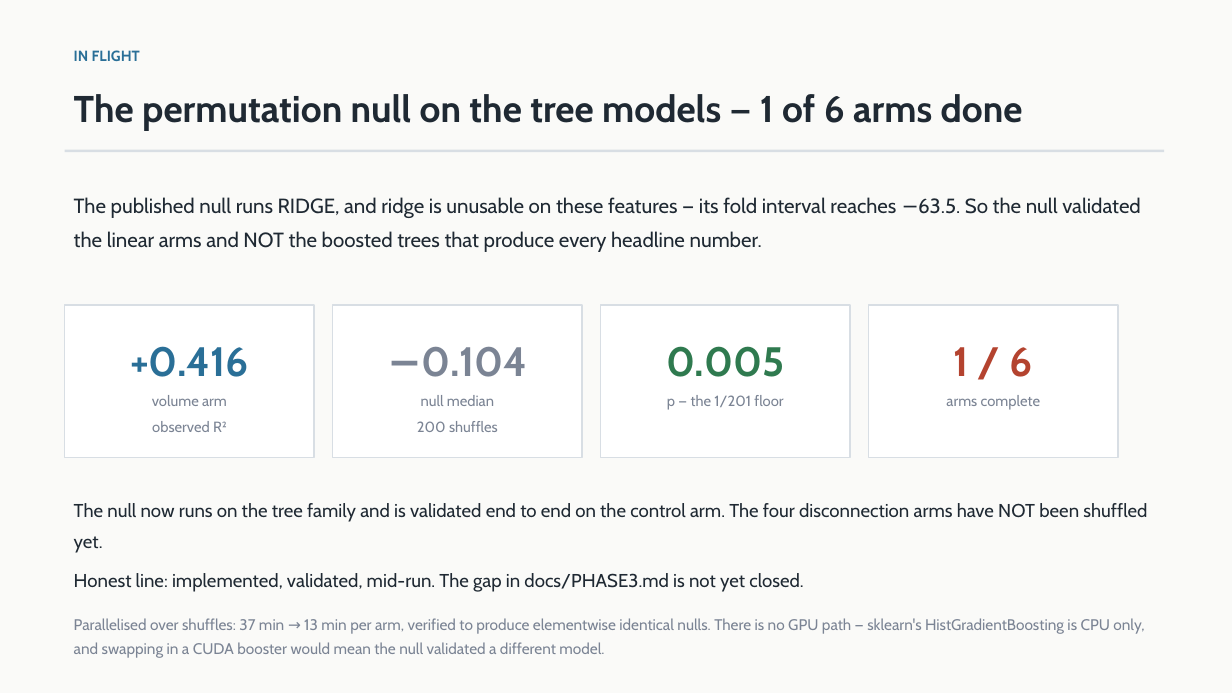
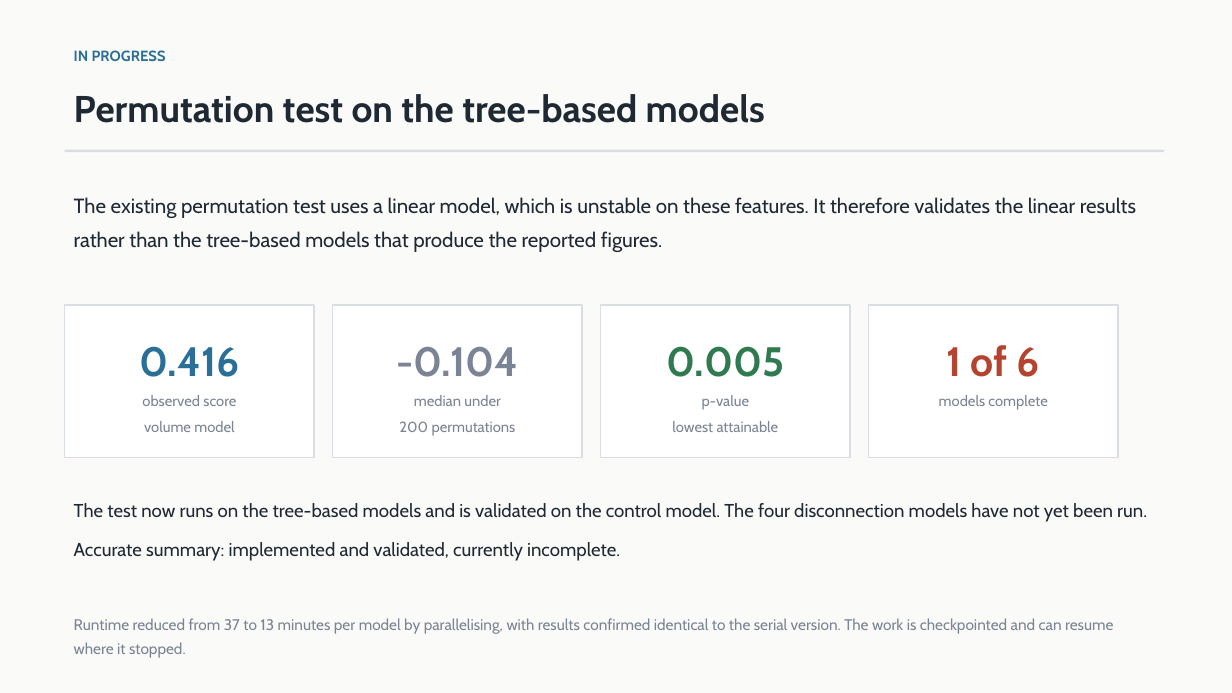
Before and after one commit to Manas-Maahir/SLP, a slide deck: slide 13 of docs/Lesion_Disconnection_Status.pptx. Drawn at 1232x693 pixels with LibreOffice and Linux fonts; fonts in the diff are those of the drawing. Boxes give left, top, right and bottom in pixels: in the first picture for what was removed or moved away, otherwise in the second. Text is boxed around its words. In the diff, an @@ line names an element or a change of style, - is before the commit and + after.

```diff
--- a/docs/Lesion_Disconnection_Status.pptx
+++ b/docs/Lesion_Disconnection_Status.pptx
@@ text at (x1=74, y1=50, x2=166, y2=61): text changed @@
-IN FLIGHT
+IN PROGRESS
@@ text at (x1=74, y1=94, x2=765, y2=123): text changed @@
-The permutation null on the tree models — 1 of 6 arms done
+Permutation test on the tree-based models
@@ text at (x1=74, y1=197, x2=1136, y2=252): text changed @@
-The published null runs RIDGE, and ridge is unusable on these features — its fold interval reaches −63.5. So the null validated the linear arms and NOT the boosted trees that produce every headline number.
+The existing permutation test uses a linear model, which is unstable on these features. It therefore validates the linear results rather than the tree-based models that produce the reported figures.
@@ text at (x1=139, y1=346, x2=239, y2=377): text changed @@
-+0.416
+0.416
@@ text at (x1=396, y1=347, x2=519, y2=377): text changed @@
-−0.104
+-0.104
@@ text at (x1=946, y1=345, x2=1040, y2=377): text changed @@
-1 / 6
+1 of 6
@@ text at (x1=142, y1=395, x2=236, y2=432): text changed @@
-volume arm
-observed R²
+observed score
+volume model
@@ text at (x1=399, y1=395, x2=516, y2=436): text changed @@
-null median
-200 shuffles
+median under
+200 permutations
@@ text at (x1=672, y1=395, x2=779, y2=432): text changed @@
-p — the 1/201 floor
+p-value
+lowest attainable
@@ text at (x1=939, y1=395, x2=1047, y2=410): text changed @@
-arms complete
+models complete
@@ text at (x1=74, y1=503, x2=1147, y2=561): text changed @@
-The null now runs on the tree family and is validated end to end on the control arm. The four disconnection arms have NOT been shuffled yet.
-Honest line: implemented, validated, mid-run. The gap in docs/PHASE3.md is not yet closed.
+The test now runs on the tree-based models and is validated on the control model. The four disconnection models have not yet been run.
+Accurate summary: implemented and validated, currently incomplete.
@@ text at (x1=74, y1=618, x2=1113, y2=658): text changed @@
-Parallelised over shuffles: 37 min → 13 min per arm, verified to produce elementwise identical nulls. There is no GPU path — sklearn's HistGradientBoosting is CPU only, and swapping in a CUDA booster would mean the null validated a different model.
+Runtime reduced from 37 to 13 minutes per model by parallelising, with results confirmed identical to the serial version. The work is checkpointed and can resume where it stopped.
```
Also in this commit, not shown: 14 other slides changed, 1 other file.
